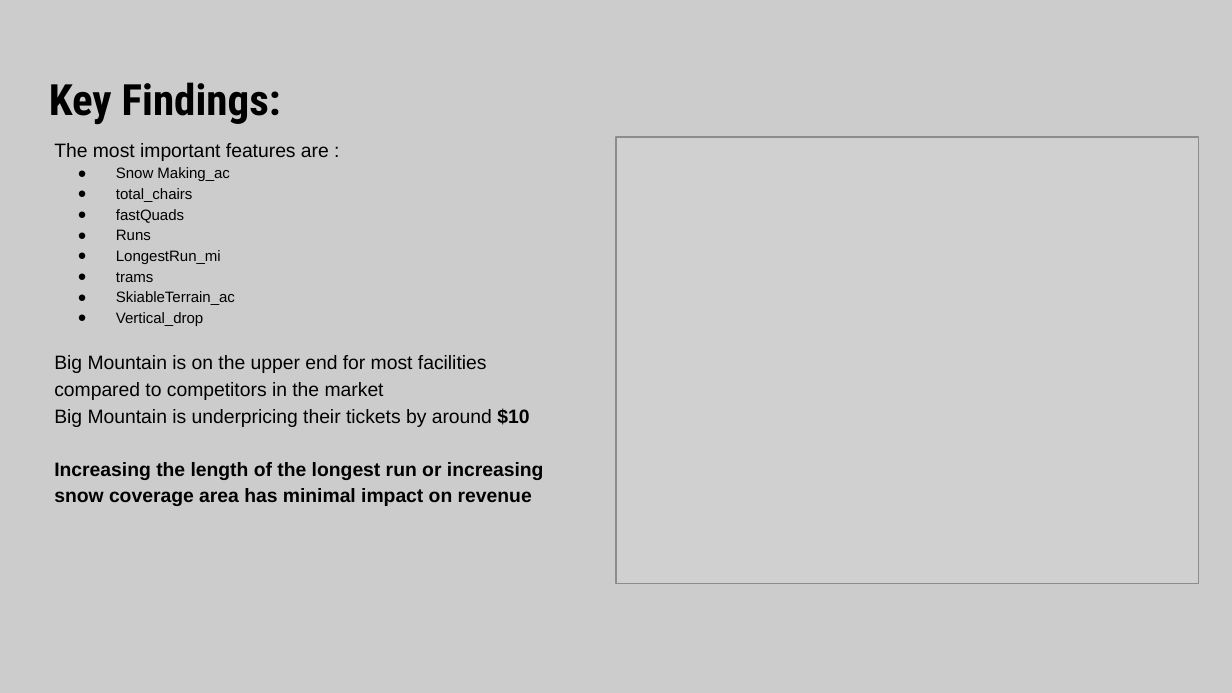
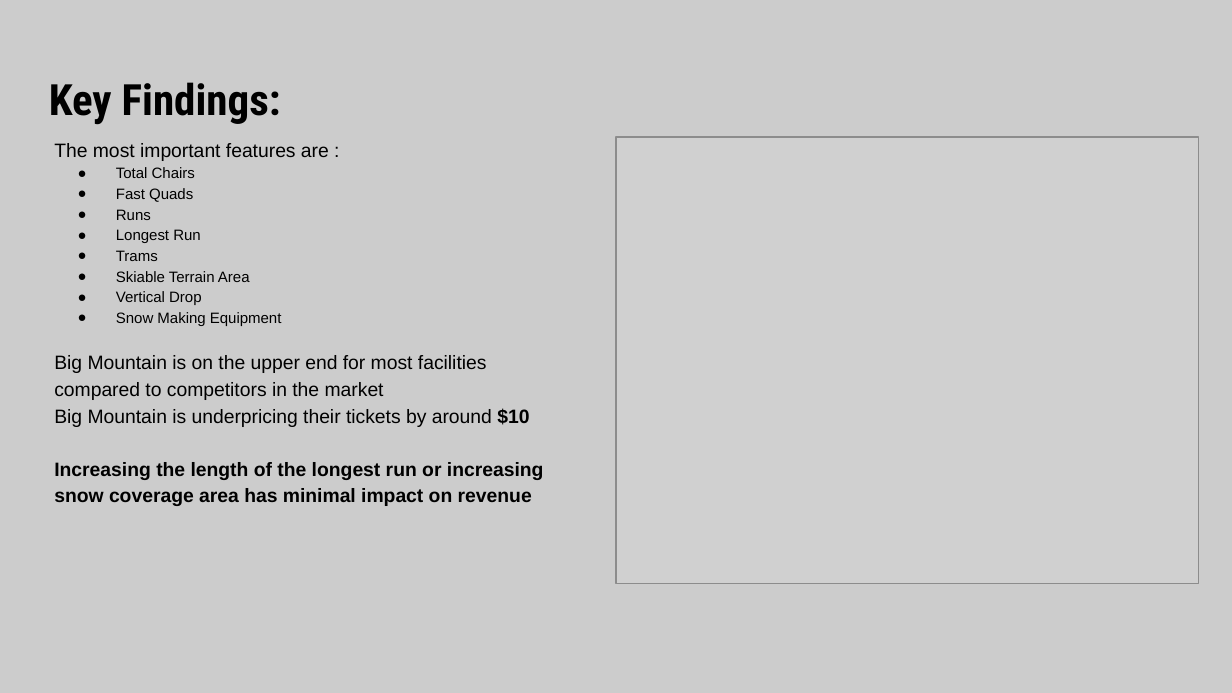
Before and after one commit to shaisid01/Data-Science, a slide deck: slide 4 of CapstoneProjects/Big Mountain Ski Resort/Docs/Project Slides.pptx. Drawn at 1232x693 pixels with LibreOffice and Linux fonts; fonts in the diff are those of the drawing; grey boxes stand for pictures. Boxes give left, top, right and bottom in pixels: in the first picture for what was removed or moved away, otherwise in the second. Text is boxed around its words. In the diff, an @@ line names an element or a change of style, - is before the commit and + after.

```diff
--- a/CapstoneProjects/Big Mountain Ski Resort/Docs/Project Slides.pptx
+++ b/CapstoneProjects/Big Mountain Ski Resort/Docs/Project Slides.pptx
@@ text at (116,167,195,202): text changed @@
-● Snow Making_ac
-● total_chairs
-● fastQuads
+● Total Chairs
+● Fast Quads
@@ text at (116,229,282,326): text changed @@
-● LongestRun_mi
-● trams
-● SkiableTerrain_ac
-● Vertical_drop
+● Longest Run
+● Trams
+● Skiable Terrain Area
+● Vertical Drop
+● Snow Making Equipment
```
Also in this commit, not shown: 5 other slides changed, 3 slides added, 1 other file.
